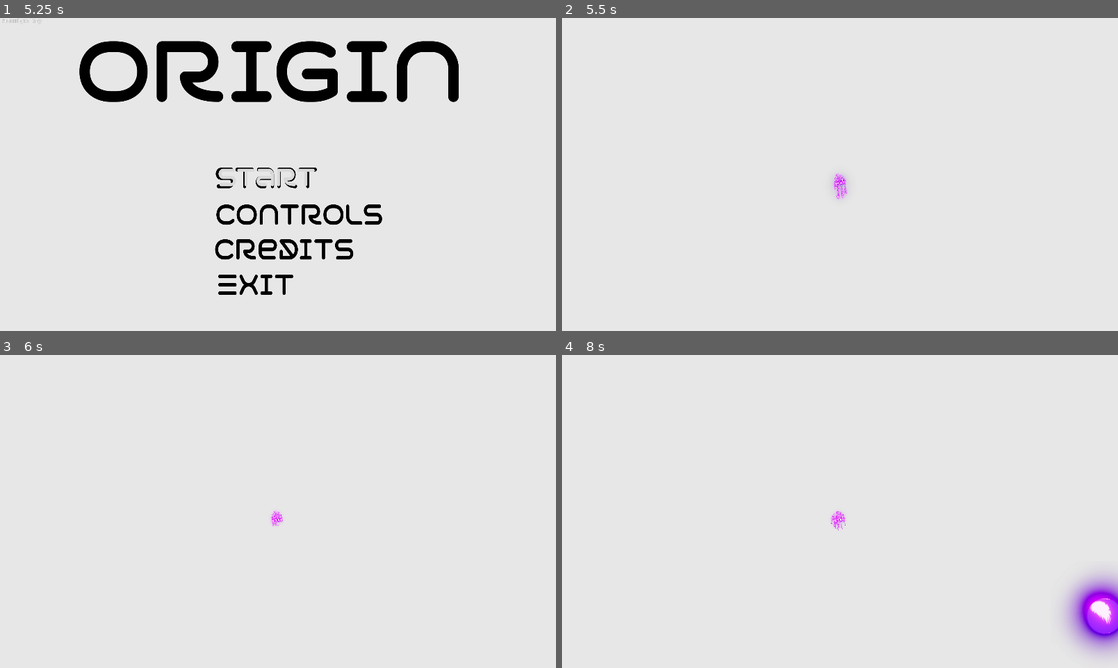
Above: before the commit, frames 1-4 (two rows, left to right).
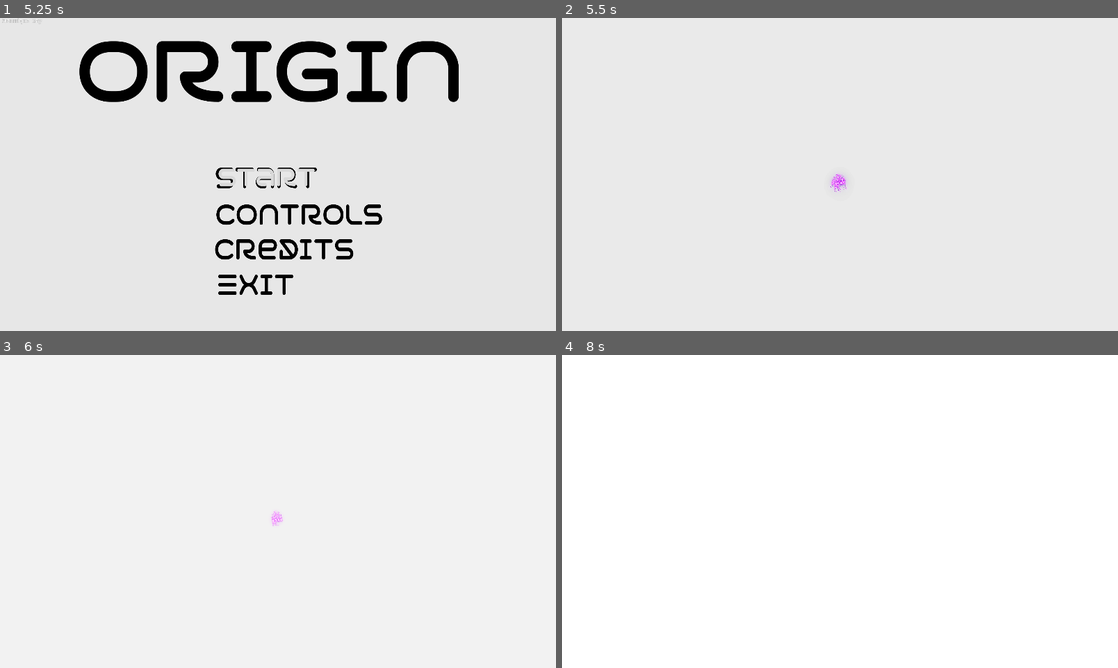
Above: after the commit, the same moments.

Repository: MirashStudio/GGJ2022
Game: Godot game, scene res://scenes/bootsplash.tscn
Same seed, same stepped clock (60 frames per second), same inputs: the game is played once before the commit and once after it.
Inputs (mouse positions are in pixels of both pictures, inside the frame that each line leads up to):
- Up to frame 1 (5.25 s): tap Enter at 0.5, 2.75 s; move the mouse to (400, 158) at 0.52 s; hold Right (ui_right) 0.53-1.28 s; move the mouse to (166, 190) at 1.27 s; hold Down (ui_down) 1.28-2.03 s; tap Space at 2, 3.5 s; move the mouse to (333, 105) at 2.02 s; hold Right (ui_right) 2.03-2.78 s; move the mouse to (250, 237) at 2.77 s; hold Up (ui_up) 2.78-3.53 s; move the mouse to (444, 221) at 3.52 s; hold Left (ui_left) 3.53-4.25 s; click (266, 177) at 4.25 s; click (266, 177) at 5 s
- Up to frame 2 (5.5 s): no input
- Up to frame 3 (6 s): tap Enter at 5.75 s; move the mouse to (111, 464) at 5.77 s; hold Left (ui_left) from 5.78 s (still down)
- Up to frame 4 (8 s): move the mouse to (867, 511) at 6.52 s; release Left (ui_left) at 6.53 s; hold Down (ui_down) 6.53-7.28 s; move the mouse to (756, 433) at 7.27 s; hold Right (ui_right) from 7.28 s (still down)

Frame 1 is identical in both runs. In frame 2, 0.1% of the frame differs, in the area x 48-52%, y 49-58%; in frame 3, less than 0.1%; in frame 4, 3.8%, in the area x 47-100%, y 48-100%.

Commit message:
update

Diff:
--- /dev/null
+++ b/Game/enemies/boss/Metor_big.gd
@@ -0,0 +1,23 @@
+extends Area2D
+
+var speed = 300
+
+
+
+func update_transform(value):
+	transform = value
+
+func _physics_process(delta):
+
+		position += transform.x * speed * delta
+
+
+func _on_VisibilityNotifier2D_screen_exited():
+	queue_free()
+
+
+func _on_Metor_small_body_entered(body):
+
+	if body.is_in_group("player"):
+		GameSingleton.sub_life(10)
+		queue_free()
--- /dev/null
+++ b/Game/enemies/boss/Metor_big.tscn
@@ -0,0 +1,30 @@
+[gd_scene load_steps=4 format=2]
+
+[ext_resource path="res://enemies/boss/Metor_big.gd" type="Script" id=1]
+
+[sub_resource type="CircleShape2D" id=1]
+radius = 41.3038
+
+[sub_resource type="SpriteFrames" id=2]
+animations = [ {
+"frames": [  ],
+"loop": true,
+"name": "default",
+"speed": 5.0
+} ]
+
+[node name="Metor_big" type="Area2D"]
+script = ExtResource( 1 )
+
+[node name="CollisionShape2D" type="CollisionShape2D" parent="."]
+shape = SubResource( 1 )
+
+[node name="AnimatedSprite" type="AnimatedSprite" parent="."]
+frames = SubResource( 2 )
+
+[node name="VisibilityNotifier2D" type="VisibilityNotifier2D" parent="."]
+position = Vector2( -2, 2.5 )
+scale = Vector2( 7.2, 7.35 )
+
+[connection signal="body_entered" from="." to="." method="_on_Metor_small_body_entered"]
+[connection signal="screen_exited" from="VisibilityNotifier2D" to="." method="_on_VisibilityNotifier2D_screen_exited"]
--- /dev/null
+++ b/Game/enemies/boss/Metor_small.gd
@@ -0,0 +1,18 @@
+extends Area2D
+
+var speed = 500
+
+
+
+func _physics_process(delta):
+
+	position += speed
+
+
+func _on_VisibilityNotifier2D_screen_exited():
+	queue_free()
+
+
+func _on_Metor_small_body_entered(body):
+	if body.is_in_group("player"):
+		GameSingleton.sub_life(5)
--- /dev/null
+++ b/Game/enemies/boss/Metor_small.tscn
@@ -0,0 +1,21 @@
+[gd_scene load_steps=3 format=2]
+
+[ext_resource path="res://enemies/boss/Metor_small.gd" type="Script" id=1]
+
+[sub_resource type="CircleShape2D" id=1]
+radius = 41.3038
+
+[node name="Metor_small" type="Area2D"]
+script = ExtResource( 1 )
+
+[node name="CollisionShape2D" type="CollisionShape2D" parent="."]
+shape = SubResource( 1 )
+
+[node name="AnimatedSprite" type="AnimatedSprite" parent="."]
+
+[node name="VisibilityNotifier2D" type="VisibilityNotifier2D" parent="."]
+position = Vector2( -2, 2.5 )
+scale = Vector2( 7.2, 7.35 )
+
+[connection signal="body_entered" from="." to="." method="_on_Metor_small_body_entered"]
+[connection signal="screen_exited" from="VisibilityNotifier2D" to="." method="_on_VisibilityNotifier2D_screen_exited"]
--- /dev/null
+++ b/Game/enemies/boss/black_hole.gd
@@ -0,0 +1,32 @@
+extends Area2D
+
+var player_in_nucleo = false
+var node_refer
+var target = GameSingleton.player_target
+
+func _physics_process(delta):
+
+	position.y += 0.2
+	if !node_refer == null:
+		target = GameSingleton.player_target
+		var direction = (position - target ).normalized()
+		var motion = direction * 250 * delta
+		get_node(node_refer).global_position += motion
+
+		if player_in_nucleo == true:
+			GameSingleton.sub_life(1)
+
+func _on_black_hole_body_entered(body):
+	if body.is_in_group("player"):
+		node_refer = get_path_to(body)
+
+func _on_nucleo_body_entered(body):
+	player_in_nucleo = true
+
+
+func _on_nucleo_body_exited(body):
+	player_in_nucleo = false
+
+
+func _on_VisibilityNotifier2D_screen_exited():
+	queue_free()
--- /dev/null
+++ b/Game/enemies/boss/black_hole.tscn
@@ -0,0 +1,29 @@
+[gd_scene load_steps=4 format=2]
+
+[ext_resource path="res://enemies/boss/black_hole.gd" type="Script" id=1]
+
+[sub_resource type="CircleShape2D" id=1]
+radius = 286.472
+
+[sub_resource type="CircleShape2D" id=2]
+radius = 49.0918
+
+[node name="black_hole" type="Area2D"]
+script = ExtResource( 1 )
+
+[node name="CollisionShape2D" type="CollisionShape2D" parent="."]
+shape = SubResource( 1 )
+
+[node name="nucleo" type="Area2D" parent="."]
+
+[node name="CollisionShape2D" type="CollisionShape2D" parent="nucleo"]
+shape = SubResource( 2 )
+
+[node name="VisibilityNotifier2D" type="VisibilityNotifier2D" parent="."]
+position = Vector2( 2.99998, -2.00272e-05 )
+scale = Vector2( 34.4, 32.4 )
+
+[connection signal="body_entered" from="." to="." method="_on_black_hole_body_entered"]
+[connection signal="body_entered" from="nucleo" to="." method="_on_nucleo_body_entered"]
+[connection signal="body_exited" from="nucleo" to="." method="_on_nucleo_body_exited"]
+[connection signal="screen_exited" from="VisibilityNotifier2D" to="." method="_on_VisibilityNotifier2D_screen_exited"]
--- /dev/null
+++ b/Game/enemies/boss/boss.gd
@@ -0,0 +1,110 @@
+extends Node2D
+
+var rng = RandomNumberGenerator.new()
+var numSelect = 0
+var death = false
+var can_damage = true
+var delay_attack
+var life = 300
+var sequence_attack = [1,2,3,4,5,6,7,8,9,10,5,6,7,4,3,8,2,9,10,1,1,10,2,9,3,8,4,7,5,6,10,9,8,7,6,5,7,3,2,1]
+
+
+func _ready():
+
+	yield(get_tree().create_timer(3),"timeout")
+	select_attack()
+
+
+func _physics_process(delta):
+
+	$posMeteorBig.look_at(GameSingleton.player_target)
+
+func select_attack():
+
+	if death == false:
+		rng.randomize()
+		numSelect = rng.randi_range(1,3)
+		$animBoss.play(str("attack",numSelect))
+		delay_attack = rng.randf_range(2,4)
+		$delay_attack.wait_time = delay_attack
+
+func select_rajadas():
+
+	if life > 30:
+		spaw_RajadaNormal()
+	else:
+		spaw_RajadaSpecial()
+
+
+func spaw_RajadaNormal():
+
+
+	for i in sequence_attack.size():
+		yield(get_tree().create_timer(0.1),"timeout")
+		if has_node(str("pos", sequence_attack[i])):
+			create_MeteorSmall(get_node(str("pos", sequence_attack[i])).global_position)
+
+func spaw_RajadaSpecial():
+
+	var value = 10
+	for i in value:
+		yield(get_tree().create_timer(0.2),"timeout")
+		if has_node(str("pos", i)):
+			create_MeteorSmall(get_node(str("pos", i)).global_position)
+
+func create_MeteorSmall(pos):
+
+	if death == false:
+
+		var bullet = preload("res://enemies/boss/Metor_small.tscn")
+		var bl = bullet.instance()
+		get_parent().add_child(bl)
+		bl.global_position = pos
+
+
+func create_MeteorBig():
+
+	if death == false:
+
+		var bullet = preload("res://enemies/boss/Metor_big.tscn")
+		var bl = bullet.instance()
+		get_parent().add_child(bl)
+		bl.update_transform($posMeteorBig.transform)
+		bl.global_position = $posMeteorBig.global_position
+
+
+
+func _on_animBoss_animation_finished(anim_name):
+
+	if anim_name  == "attack1" and anim_name  == "attack2" and anim_name  == "attack3":
+
+		if death == false:
+
+			$animBoss.play("idle")
+			$delay_attack.start()
+			#yield(get_tree().create_timer(delay_attack),"timeout")
+
+
+
+func create_spaw_black_hole():
+
+	rng.randomize()
+	var leftOrRight = rng.randf_range(0,100)
+	var BH = preload("res://enemies/enemie1/enemie1.tscn").instance()
+	get_parent().add_child(BH)
+	BH.global_position = GameSingleton.player_target
+	if leftOrRight <= 50:
+		BH.global_position.x += 1500
+	else:
+		BH.global_position.x -= 1500
+
+
+func _on_delay_attack_timeout():
+	select_attack()
+
+
+
+
+func _on_area_headBoss_area_entered(area):
+	if area.is_in_group("bullet") and can_damage == true:
+		life -= 1
--- a/Game/enemies/boss/boss.tscn
+++ b/Game/enemies/boss/boss.tscn
@@ -1,8 +1,27 @@
-[gd_scene format=2]
+[gd_scene load_steps=6 format=2]
+
+[ext_resource path="res://enemies/boss/boss.gd" type="Script" id=1]
+
+[sub_resource type="Animation" id=1]
+resource_name = "attack1"
+
+[sub_resource type="Animation" id=2]
+resource_name = "attack2"
+
+[sub_resource type="Animation" id=3]
+resource_name = "attack3"
+
+[sub_resource type="Animation" id=4]
+resource_name = "idle"
 
 [node name="boss" type="Node2D"]
+script = ExtResource( 1 )
 
-[node name="AnimationPlayer" type="AnimationPlayer" parent="."]
+[node name="animBoss" type="AnimationPlayer" parent="."]
+anims/attack1 = SubResource( 1 )
+anims/attack2 = SubResource( 2 )
+anims/attack3 = SubResource( 3 )
+anims/idle = SubResource( 4 )
 
 [node name="Sprite" type="Sprite" parent="."]
 
@@ -13,3 +32,41 @@
 [node name="area_headBoss" type="Area2D" parent="."]
 
 [node name="CollisionShape2D" type="CollisionShape2D" parent="area_headBoss"]
+
+[node name="posMeteorBig" type="Position2D" parent="."]
+
+[node name="pos1" type="Position2D" parent="."]
+position = Vector2( 37, -24 )
+
+[node name="pos2" type="Position2D" parent="."]
+position = Vector2( 157, -24 )
+
+[node name="pos3" type="Position2D" parent="."]
+position = Vector2( 323, -26 )
+
+[node name="pos4" type="Position2D" parent="."]
+position = Vector2( 498, -35 )
+
+[node name="pos5" type="Position2D" parent="."]
+position = Vector2( 618, -41 )
+
+[node name="pos6" type="Position2D" parent="."]
+position = Vector2( 741, -41 )
+
+[node name="pos7" type="Position2D" parent="."]
+position = Vector2( 882, -37 )
+
+[node name="pos8" type="Position2D" parent="."]
+position = Vector2( 1028, -44 )
+
+[node name="pos9" type="Position2D" parent="."]
+position = Vector2( 1169, -37 )
+
+[node name="pos10" type="Position2D" parent="."]
+position = Vector2( 1304, -41 )
+
+[node name="delay_attack" type="Timer" parent="."]
+
+[connection signal="animation_finished" from="animBoss" to="." method="_on_animBoss_animation_finished"]
+[connection signal="area_entered" from="area_headBoss" to="." method="_on_area_headBoss_area_entered"]
+[connection signal="timeout" from="delay_attack" to="." method="_on_delay_attack_timeout"]
--- a/Game/enemies/enemie2/enemie2.gd
+++ b/Game/enemies/enemie2/enemie2.gd
@@ -132,5 +132,5 @@
 		stop_move = true
 		$Sprite/AnimationPlayer.play("enemie_death")
 		$effect_death.play()
-		yield(get_tree().create_timer(2),"timeout")
+		yield(get_tree().create_timer(3),"timeout")
 		queue_free()
--- a/Game/enemies/enemie2/enemie2.tscn
+++ b/Game/enemies/enemie2/enemie2.tscn
@@ -52,6 +52,40 @@
 [ext_resource path="res://assets/enemys/sauron_eye/idle/idle_0018.png" type="Texture" id=50]
 [ext_resource path="res://assets/enemys/sauron_eye/idle/idle_0029.png" type="Texture" id=51]
 [ext_resource path="res://audio/sfx/sauron_dies.ogg" type="AudioStream" id=52]
+[ext_resource path="res://assets/enemys/sauron_eye/death/death_06.png" type="Texture" id=53]
+[ext_resource path="res://assets/enemys/sauron_eye/death/death_03.png" type="Texture" id=54]
+[ext_resource path="res://assets/enemys/sauron_eye/death/death_04.png" type="Texture" id=55]
+[ext_resource path="res://assets/enemys/sauron_eye/death/death_02.png" type="Texture" id=56]
+[ext_resource path="res://assets/enemys/sauron_eye/death/death_01.png" type="Texture" id=57]
+[ext_resource path="res://assets/enemys/sauron_eye/death/death_00.png" type="Texture" id=58]
+[ext_resource path="res://assets/enemys/sauron_eye/death/death_05.png" type="Texture" id=59]
+[ext_resource path="res://assets/enemys/sauron_eye/death/death_07.png" type="Texture" id=60]
+[ext_resource path="res://assets/enemys/sauron_eye/death/death_27.png" type="Texture" id=61]
+[ext_resource path="res://assets/enemys/sauron_eye/death/death_33.png" type="Texture" id=62]
+[ext_resource path="res://assets/enemys/sauron_eye/death/death_08.png" type="Texture" id=63]
+[ext_resource path="res://assets/enemys/sauron_eye/death/death_30.png" type="Texture" id=64]
+[ext_resource path="res://assets/enemys/sauron_eye/death/death_13.png" type="Texture" id=65]
+[ext_resource path="res://assets/enemys/sauron_eye/death/death_21.png" type="Texture" id=66]
+[ext_resource path="res://assets/enemys/sauron_eye/death/death_10.png" type="Texture" id=67]
+[ext_resource path="res://assets/enemys/sauron_eye/death/death_24.png" type="Texture" id=68]
+[ext_resource path="res://assets/enemys/sauron_eye/death/death_23.png" type="Texture" id=69]
+[ext_resource path="res://assets/enemys/sauron_eye/death/death_22.png" type="Texture" id=70]
+[ext_resource path="res://assets/enemys/sauron_eye/death/death_31.png" type="Texture" id=71]
+[ext_resource path="res://assets/enemys/sauron_eye/death/death_11.png" type="Texture" id=72]
+[ext_resource path="res://assets/enemys/sauron_eye/death/death_15.png" type="Texture" id=73]
+[ext_resource path="res://assets/enemys/sauron_eye/death/death_09.png" type="Texture" id=74]
+[ext_resource path="res://assets/enemys/sauron_eye/death/death_16.png" type="Texture" id=75]
+[ext_resource path="res://assets/enemys/sauron_eye/death/death_20.png" type="Texture" id=76]
+[ext_resource path="res://assets/enemys/sauron_eye/death/death_29.png" type="Texture" id=77]
+[ext_resource path="res://assets/enemys/sauron_eye/death/death_17.png" type="Texture" id=78]
+[ext_resource path="res://assets/enemys/sauron_eye/death/death_14.png" type="Texture" id=79]
+[ext_resource path="res://assets/enemys/sauron_eye/death/death_12.png" type="Texture" id=80]
+[ext_resource path="res://assets/enemys/sauron_eye/death/death_28.png" type="Texture" id=81]
+[ext_resource path="res://assets/enemys/sauron_eye/death/death_19.png" type="Texture" id=82]
+[ext_resource path="res://assets/enemys/sauron_eye/death/death_25.png" type="Texture" id=83]
+[ext_resource path="res://assets/enemys/sauron_eye/death/death_32.png" type="Texture" id=84]
+[ext_resource path="res://assets/enemys/sauron_eye/death/death_26.png" type="Texture" id=85]
+[ext_resource path="res://assets/enemys/sauron_eye/death/death_18.png" type="Texture" id=86]
 
 [sub_resource type="Animation" id=10]
 length = 0.001
@@ -152,6 +186,7 @@
 }
 
 [sub_resource type="Animation" id=3]
+length = 1.41667
 step = 0.0416667
 tracks/0/type = "value"
 tracks/0/path = NodePath(".:position")
@@ -182,12 +217,12 @@
 tracks/2/interp = 1
 tracks/2/loop_wrap = true
 tracks/2/imported = false
-tracks/2/enabled = false
+tracks/2/enabled = true
 tracks/2/keys = {
-"times": PoolRealArray(  ),
-"transitions": PoolRealArray(  ),
-"update": 1,
-"values": [  ]
+"times": PoolRealArray( 0, 0.0416667, 0.0833334, 0.125, 0.166667, 0.208334, 0.25, 0.291667, 0.333334, 0.375, 0.416667, 0.458334, 0.5, 0.541667, 0.583334, 0.625001, 0.666667, 0.708334, 0.750001, 0.791667, 0.833334, 0.875001, 0.916667, 0.958334, 1, 1.04167, 1.08333, 1.125, 1.16667, 1.20833, 1.25, 1.29167, 1.33333, 1.375 ),
+"transitions": PoolRealArray( 1, 1, 1, 1, 1, 1, 1, 1, 1, 1, 1, 1, 1, 1, 1, 1, 1, 1, 1, 1, 1, 1, 1, 1, 1, 1, 1, 1, 1, 1, 1, 1, 1, 1 ),
+"update": 1,
+"values": [ ExtResource( 58 ), ExtResource( 57 ), ExtResource( 56 ), ExtResource( 54 ), ExtResource( 55 ), ExtResource( 59 ), ExtResource( 53 ), ExtResource( 60 ), ExtResource( 63 ), ExtResource( 74 ), ExtResource( 67 ), ExtResource( 72 ), ExtResource( 80 ), ExtResource( 65 ), ExtResource( 79 ), ExtResource( 73 ), ExtResource( 75 ), ExtResource( 78 ), ExtResource( 86 ), ExtResource( 82 ), ExtResource( 76 ), ExtResource( 66 ), ExtResource( 70 ), ExtResource( 69 ), ExtResource( 68 ), ExtResource( 83 ), ExtResource( 85 ), ExtResource( 61 ), ExtResource( 81 ), ExtResource( 77 ), ExtResource( 64 ), ExtResource( 71 ), ExtResource( 84 ), ExtResource( 62 ) ]
 }
 tracks/3/type = "value"
 tracks/3/path = NodePath("AnimationPlayer:playback_speed")
@@ -339,14 +374,14 @@
 
 [node name="enemie2" type="KinematicBody2D" groups=["enemy"]]
 scale = Vector2( 0.7, 0.7 )
-collision_layer = 3
-collision_mask = 3
+collision_layer = 0
+collision_mask = 0
 script = ExtResource( 1 )
 
 [node name="Sprite" type="Sprite" parent="."]
 position = Vector2( -0.71429, -3.57143 )
 scale = Vector2( 1.36161, 1.36161 )
-texture = ExtResource( 30 )
+texture = ExtResource( 62 )
 
 [node name="AnimationPlayer" type="AnimationPlayer" parent="Sprite"]
 autoplay = "move"
@@ -361,6 +396,8 @@
 shape = SubResource( 9 )
 
 [node name="area_detection" type="Area2D" parent="."]
+collision_layer = 0
+collision_mask = 0
 
 [node name="CollisionShape2D" type="CollisionShape2D" parent="area_detection"]
 shape = SubResource( 8 )
@@ -373,7 +410,7 @@
 
 [node name="effect_death" type="AudioStreamPlayer2D" parent="."]
 stream = ExtResource( 52 )
-volume_db = -10.0
+volume_db = -5.0
 pitch_scale = 1.2
 
 [node name="effect_damage" type="AudioStreamPlayer2D" parent="."]
--- a/Game/player/bullet/bullet.tscn
+++ b/Game/player/bullet/bullet.tscn
@@ -21,15 +21,15 @@
 "name": "start",
 "speed": 8.0
 }, {
+"frames": [ ExtResource( 8 ), ExtResource( 10 ), ExtResource( 4 ), ExtResource( 6 ), ExtResource( 3 ), ExtResource( 5 ), ExtResource( 7 ), ExtResource( 9 ) ],
+"loop": true,
+"name": "move",
+"speed": 10.0
+}, {
 "frames": [  ],
 "loop": false,
 "name": "destroy",
 "speed": 8.0
-}, {
-"frames": [ ExtResource( 8 ), ExtResource( 10 ), ExtResource( 4 ), ExtResource( 6 ), ExtResource( 3 ), ExtResource( 5 ), ExtResource( 7 ), ExtResource( 9 ) ],
-"loop": true,
-"name": "move",
-"speed": 10.0
 } ]
 
 [node name="bullet_cannon_ghost" type="Area2D" groups=["bullet"]]
--- a/Game/player/player_top_down.tscn
+++ b/Game/player/player_top_down.tscn
@@ -236,7 +236,7 @@
 scale = Vector2( 0.380428, 0.334128 )
 frames = SubResource( 3 )
 animation = "idle"
-frame = 14
+frame = 5
 playing = true
 offset = Vector2( -60, 0 )
 
@@ -247,7 +247,7 @@
 scale = Vector2( 0.283844, 0.270647 )
 frames = SubResource( 4 )
 animation = "motion"
-frame = 23
+frame = 8
 playing = true
 
 [node name="effect_death" type="AudioStreamPlayer" parent="."]
--- a/Game/player/player_topdown.gd
+++ b/Game/player/player_topdown.gd
@@ -39,6 +39,7 @@
 	move_aimJoystick(delta)
 	hand_look_aim()
 	update_life()
+
 	if can_move_mouse == false:
 		get_viewport().warp_mouse($AIm.position)
 	move = move_and_slide(move)
--- a/Game/scenes/level.gd
+++ b/Game/scenes/level.gd
@@ -99,3 +99,11 @@
 func _on_botton_body_entered(body):
 	if body.is_in_group("player"):
 		body.global_position.y = -5000
+
+
+func change_scene_to_boss():
+	if GameSingleton.level_player >= 4:
+		GameSingleton.player_in_boss = true
+		$anim_scene.play("motion")
+		yield(get_tree().create_timer(1.2),"timeout")
+		get_tree().change_scene("res://scenes/levelBoss.tscn")
--- a/Game/scenes/level.tscn
+++ b/Game/scenes/level.tscn
@@ -11,6 +11,7 @@
 [ext_resource path="res://assets/background/galaxia.png" type="Texture" id=9]
 [ext_resource path="res://assets/background/escuridao.png" type="Texture" id=10]
 [ext_resource path="res://assets/background/estrelas.png" type="Texture" id=11]
+[ext_resource path="res://assets/menu/background.png" type="Texture" id=12]
 
 [sub_resource type="RectangleShape2D" id=1]
 extents = Vector2( 474.75, 14337 )
@@ -23,6 +24,37 @@
 
 [sub_resource type="RectangleShape2D" id=4]
 extents = Vector2( 20981.5, 406.5 )
+
+[sub_resource type="Animation" id=5]
+length = 0.001
+tracks/0/type = "value"
+tracks/0/path = NodePath("CanvasLayer2/Background:modulate")
+tracks/0/interp = 1
+tracks/0/loop_wrap = true
+tracks/0/imported = false
+tracks/0/enabled = true
+tracks/0/keys = {
+"times": PoolRealArray( 0 ),
+"transitions": PoolRealArray( 1 ),
+"update": 0,
+"values": [ Color( 1, 1, 1, 0 ) ]
+}
+
+[sub_resource type="Animation" id=6]
+resource_name = "motion"
+length = 1.5
+tracks/0/type = "value"
+tracks/0/path = NodePath("CanvasLayer2/Background:modulate")
+tracks/0/interp = 1
+tracks/0/loop_wrap = true
+tracks/0/imported = false
+tracks/0/enabled = true
+tracks/0/keys = {
+"times": PoolRealArray( 0, 1.5 ),
+"transitions": PoolRealArray( 1, 1 ),
+"update": 0,
+"values": [ Color( 1, 1, 1, 0 ), Color( 1, 1, 1, 1 ) ]
+}
 
 [node name="level" type="Node2D"]
 script = ExtResource( 3 )
@@ -268,6 +300,20 @@
 position = Vector2( 8713, 3685 )
 shape = SubResource( 4 )
 
+[node name="anim_scene" type="AnimationPlayer" parent="."]
+autoplay = "motion"
+anims/RESET = SubResource( 5 )
+anims/motion = SubResource( 6 )
+
+[node name="CanvasLayer2" type="CanvasLayer" parent="."]
+layer = 128
+script = ExtResource( 1 )
+
+[node name="Background" type="Sprite" parent="CanvasLayer2"]
+modulate = Color( 1, 1, 1, 0 )
+position = Vector2( 601, 413 )
+texture = ExtResource( 12 )
+
 [connection signal="body_entered" from="left" to="." method="_on_left_body_entered"]
 [connection signal="body_entered" from="right" to="." method="_on_right_body_entered"]
 [connection signal="body_entered" from="top" to="." method="_on_top_body_entered"]
--- a/Game/scenes/levelBoss.tscn
+++ b/Game/scenes/levelBoss.tscn
@@ -169,10 +169,10 @@
 smoothing_enabled = true
 
 [node name="icon" parent="player_top_down" index="5"]
-frame = 8
+frame = 6
 
 [node name="Powerball" parent="player_top_down" index="6"]
-frame = 19
+frame = 21
 
 [node name="StaticBody2D" type="StaticBody2D" parent="."]
 
--- a/Game/scripts/menu_death.gd
+++ b/Game/scripts/menu_death.gd
@@ -14,7 +14,7 @@
 	if GameSingleton.player_in_boss == false:
 		get_tree().change_scene("res://scenes/level.tscn")
 	else:
-		pass
+		get_tree().change_scene("res://scenes/levelBoss.tscn")
 
 func _on_bt_exit_pressed():
 
--- a/Game/scripts/singletons/gameSingleton.gd
+++ b/Game/scripts/singletons/gameSingleton.gd
@@ -10,6 +10,7 @@
 var player_in_boss = false
 signal levelUP
 signal playerDeath
+
 
 func add_XP(value):
 
@@ -36,7 +37,7 @@
 func sub_life(value):
 
 	life_player -= value
-	print(life_player)
+
 	if life_player <= 0:
 		life_player = 0
 		player_death = true
Not shown, added: Game/assets/enemys/sauron_eye/death/death_00.png.import
Not shown, added: Game/assets/enemys/sauron_eye/death/death_01.png.import
Not shown, added: Game/assets/enemys/sauron_eye/death/death_02.png.import
Not shown, added: Game/assets/enemys/sauron_eye/death/death_03.png.import
Not shown, added: Game/assets/enemys/sauron_eye/death/death_04.png.import
Not shown, added: Game/assets/enemys/sauron_eye/death/death_05.png.import
Not shown, added: Game/assets/enemys/sauron_eye/death/death_06.png.import
Not shown, added: Game/assets/enemys/sauron_eye/death/death_07.png.import
Not shown, added: Game/assets/enemys/sauron_eye/death/death_08.png.import
Not shown, added: Game/assets/enemys/sauron_eye/death/death_09.png.import
Not shown, added: Game/assets/enemys/sauron_eye/death/death_10.png.import
Not shown, added: Game/assets/enemys/sauron_eye/death/death_11.png.import
(and 24 more such lines)
